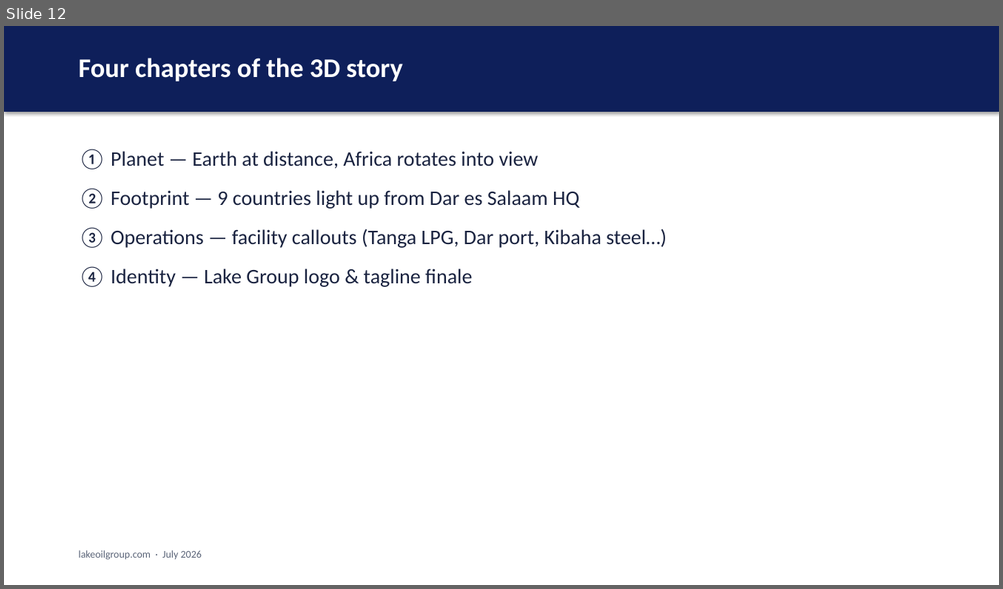
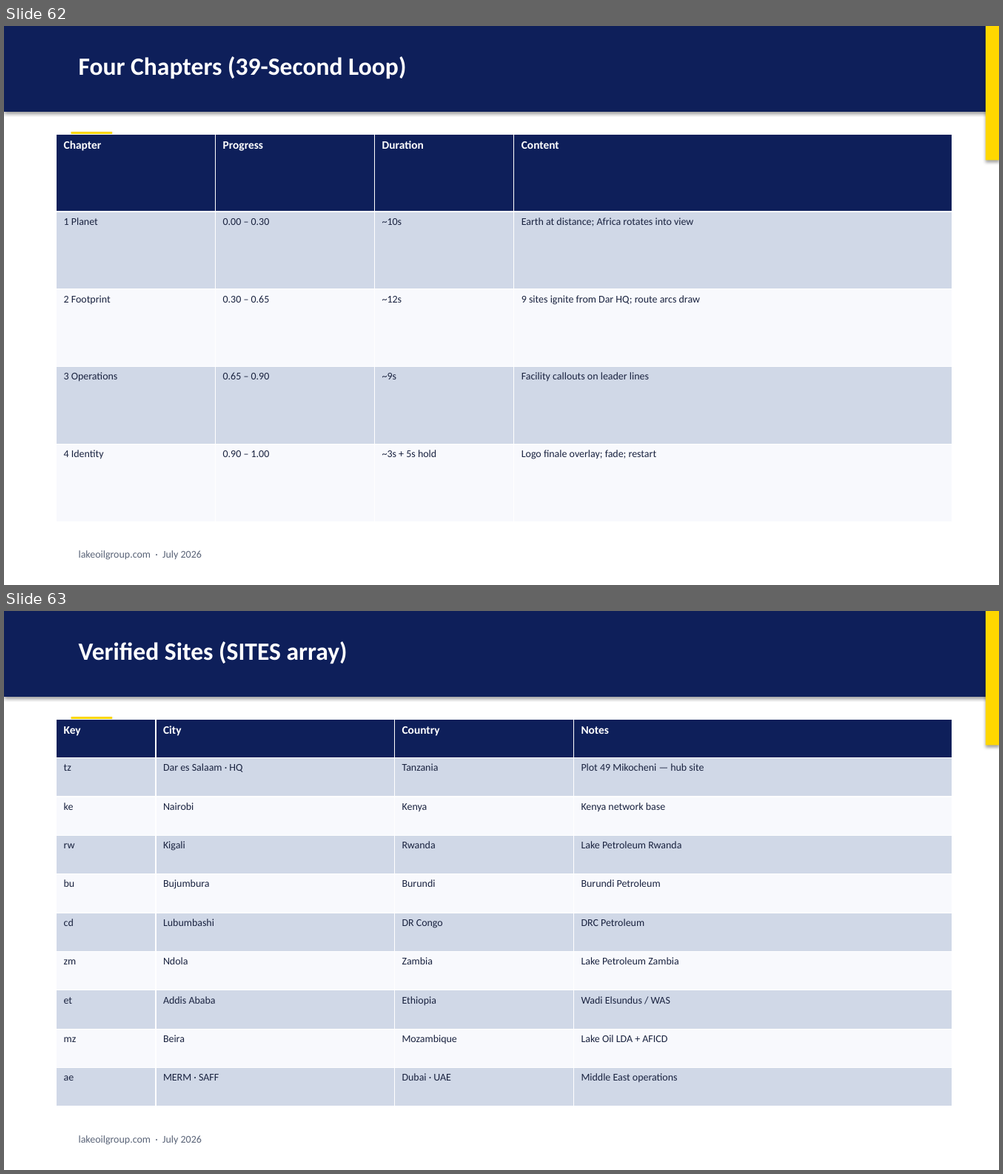
Before and after one commit to Smarderve/Lake.Group.Web, a slide deck: LAKE_GROUP_PRESENTATION.pptx. Shown one above the other, each under a label of ours: slide 12 before the commit, slides 62 and 63 after it. The pictures are 1003x589 and 1003x1174 pixels, drawn with LibreOffice and Linux fonts; fonts in the diff are those of the drawing. Boxes give left, top, right and bottom in pixels: in the first picture for what was removed or moved away, otherwise in the second. Text is boxed around its words. In the diff, an @@ line names an element or a change of style, - is before the commit and + after.

```diff
--- a/LAKE_GROUP_PRESENTATION.pptx
+++ b/LAKE_GROUP_PRESENTATION.pptx
@@ slide 63 added at (4, 611, 999, 1170), background #FFFFFF @@
@@ rectangle added at (4, 611, 999, 697), fill #0E1F5A @@
@@ rectangle added at (985, 611, 999, 745), fill #FFD700 @@
@@ text added at (79, 641, 347, 664), 24 pt, text #FFFFFF, bold @@
+Verified Sites (SITES array)
@@ table added at (57, 719, 951, 1107), 10 rows, 4 columns @@
+Key | City | Country | Notes
+tz | Dar es Salaam · HQ | Tanzania | Plot 49 Mikocheni — hub site
+ke | Nairobi | Kenya | Kenya network base
+rw | Kigali | Rwanda | Lake Petroleum Rwanda
+bu | Bujumbura | Burundi | Burundi Petroleum
+cd | Lubumbashi | DR Congo | DRC Petroleum
+zm | Ndola | Zambia | Lake Petroleum Zambia
+et | Addis Ababa | Ethiopia | Wadi Elsundus / WAS
+mz | Beira | Mozambique | Lake Oil LDA + AFICD
+ae | MERM · SAFF | Dubai · UAE | Middle East operations
@@ rectangle added at (71, 717, 112, 720), fill #FFD700 @@
@@ text added at (79, 1136, 202, 1145), 10 pt, text #5A6478 @@
+lakeoilgroup.com · July 2026
@@ what was slide 12 is now slide 62 @@
@@ slide 62 changed as well @@
@@ rectangle added at (985, 26, 999, 160), fill #FFD700 @@
@@ text at (79, 56, 406, 79): text changed; size 26 to 24 pt @@
-Four chapters of the 3D story
+Four Chapters (39-Second Loop)
@@ table added at (57, 134, 951, 522), 5 rows, 4 columns @@
+Chapter | Progress | Duration | Content
+1 Planet | 0.00 – 0.30 | ~10s | Earth at distance; Africa rotates into view
+2 Footprint | 0.30 – 0.65 | ~12s | 9 sites ignite from Dar HQ; route arcs draw
+3 Operations | 0.65 – 0.90 | ~9s | Facility callouts on leader lines
+4 Identity | 0.90 – 1.00 | ~3s + 5s hold | Logo finale overlay; fade; restart
@@ rectangle added at (71, 132, 112, 135), fill #FFD700 @@
@@ text removed at (79, 149, 666, 287) @@
-① Planet — Earth at distance, Africa rotates into view
-② Footprint — 9 countries light up from Dar es Salaam HQ
-③ Operations — facility callouts (Tanga LPG, Dar port, Kibaha steel…)
-④ Identity — Lake Group logo & tagline finale
```
Also in this commit, not shown: 3 other slides changed, 104 other slides added, 35 slides removed, 1 other file.
